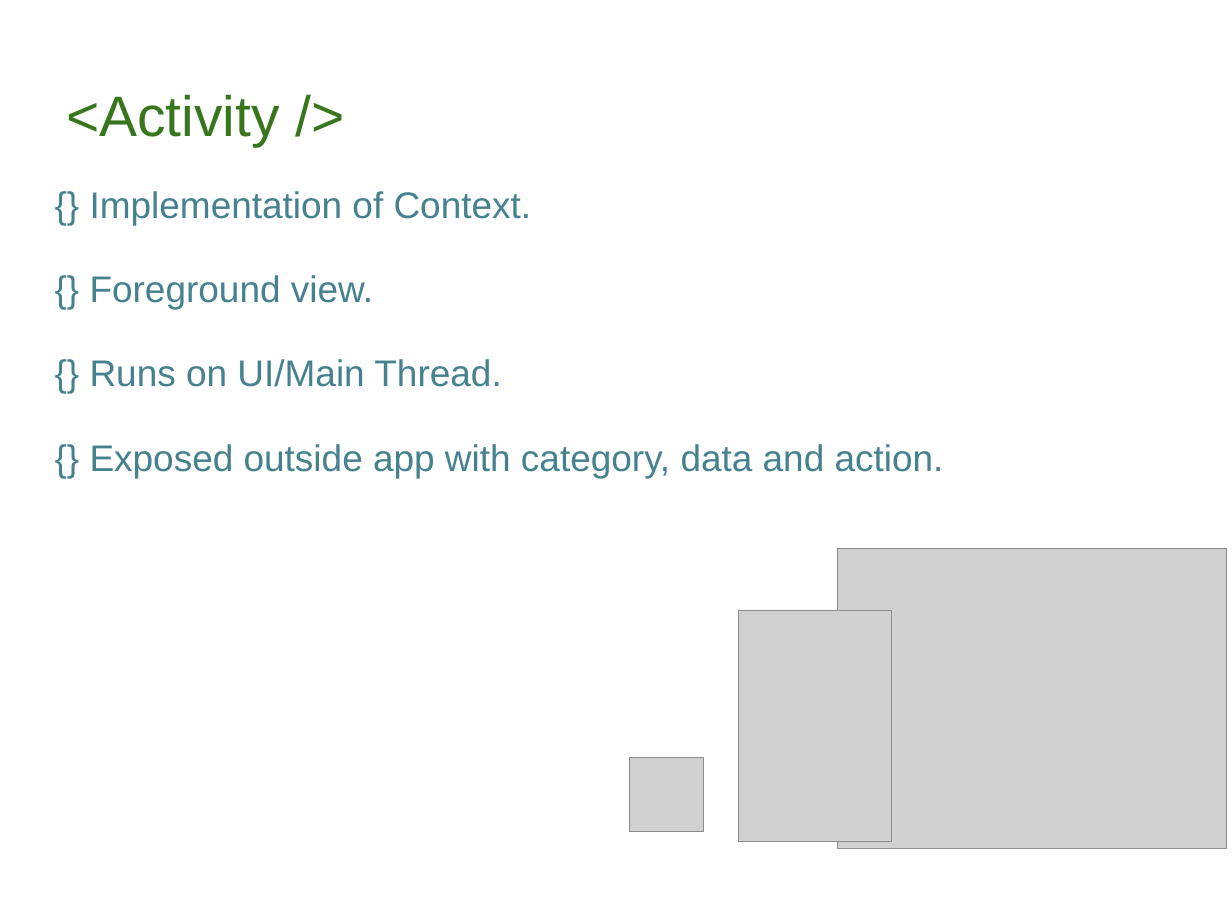
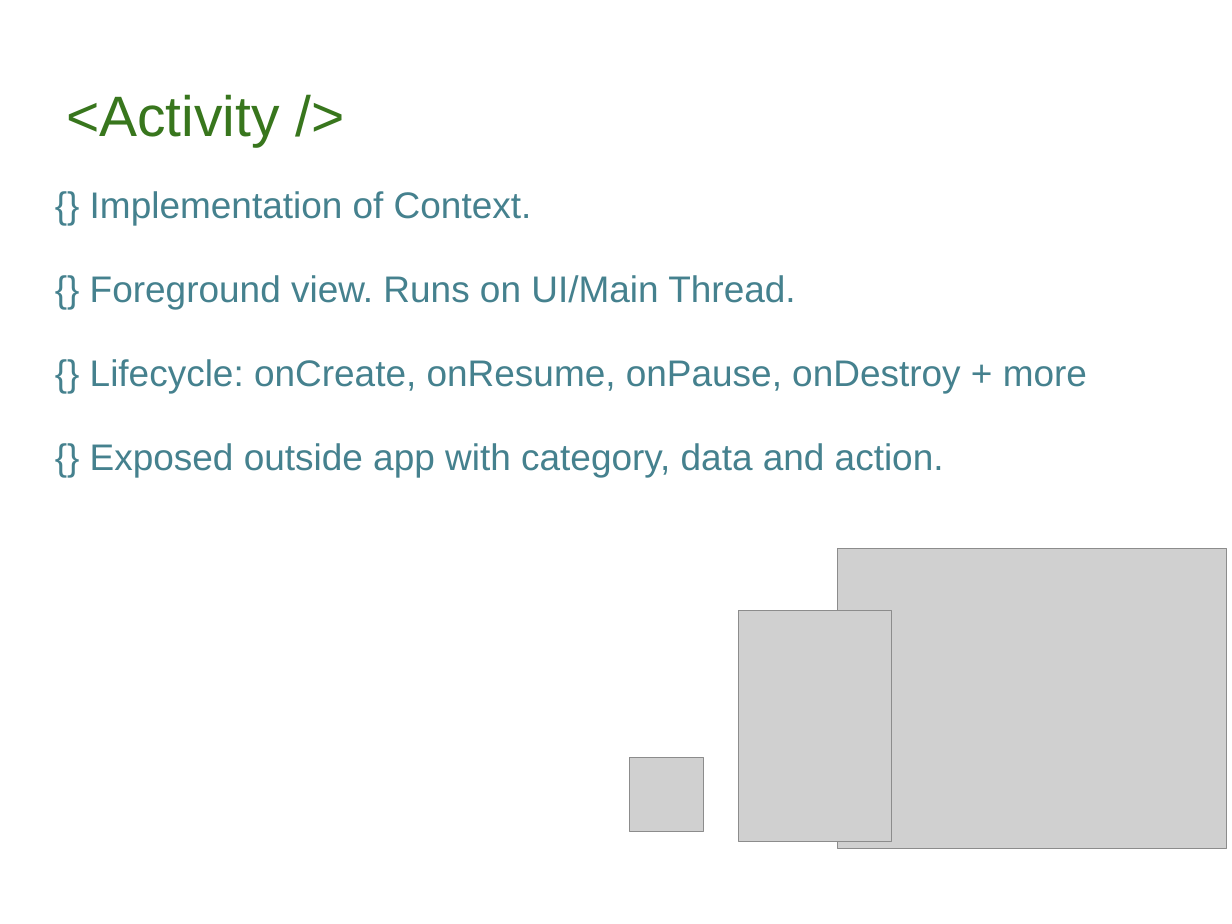
Before and after one commit to priyaaank/DevCampDemo, a slide deck: slide 5 of AndroidWorkshop.ppt (slide 3 before the commit). Drawn at 1232x924 pixels with LibreOffice and Linux fonts; fonts in the diff are those of the drawing; grey boxes stand for pictures. Boxes give left, top, right and bottom in pixels: in the first picture for what was removed or moved away, otherwise in the second. Text is boxed around its words. In the diff, an @@ line names an element or a change of style, - is before the commit and + after.

```diff
--- a/AndroidWorkshop.ppt
+++ b/AndroidWorkshop.ppt
@@ text at [90, 275, 1087, 393]: text changed @@
-{} Foreground view.
-{} Runs on UI/Main Thread.
+{} Foreground view. Runs on UI/Main Thread.
+{} Lifecycle: onCreate, onResume, onPause, onDestroy + more
```
Also in this commit, not shown: 1 other slide changed, 1 slide added, 1 other file.
